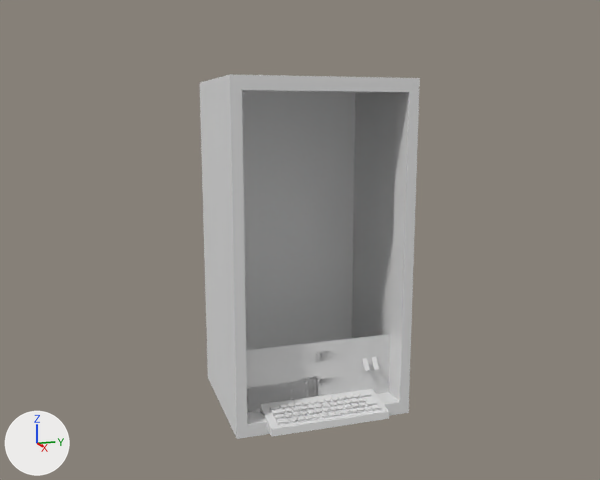
One commit to the Blender file artsource/office/computer.blend: the scene before it, then after it.
One viewpoint serves both versions: the file's camera 'Camera'. Every picture has the same lights, and +X, +Y and +Z are marked at lower left.
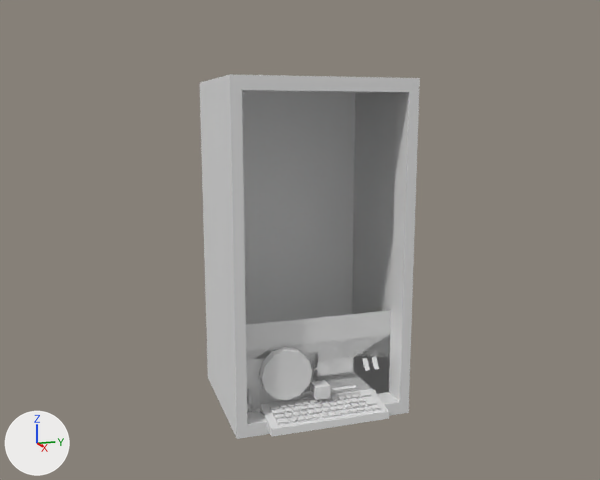
Pixel boxes (x1, y1, x2, y2) of what changed, in the pictures (600 x 480 px):
'Circle', shown
    after: (246, 310, 391, 400)
'Circle.002', shown
    after: (259, 347, 312, 400)
'Cube.003', unchanged, covered by the edit
    before: (246, 351, 353, 412)
    after: (246, 351, 341, 412)

Edits to the bpy script that builds the scene:
```text
Change ob_circle_002:
    remove ob_circle_002.hide_viewport = True
Change ob_circle:
    remove ob_circle.hide_viewport = True
```
